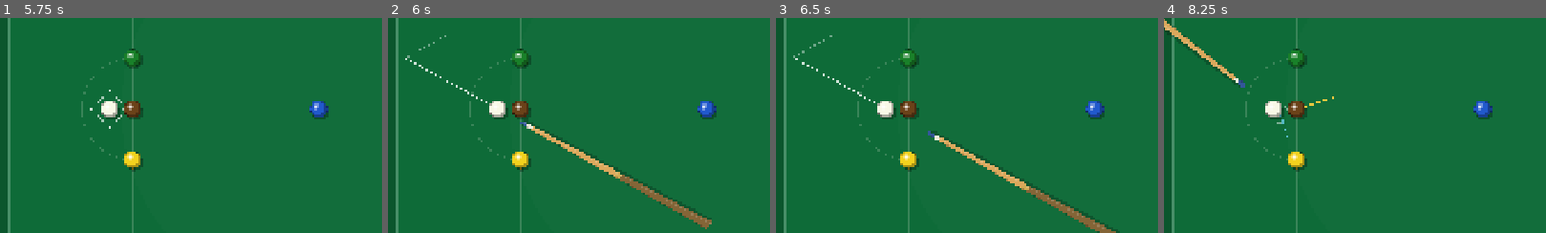
Above: before the commit, frames 1-4 (left to right).
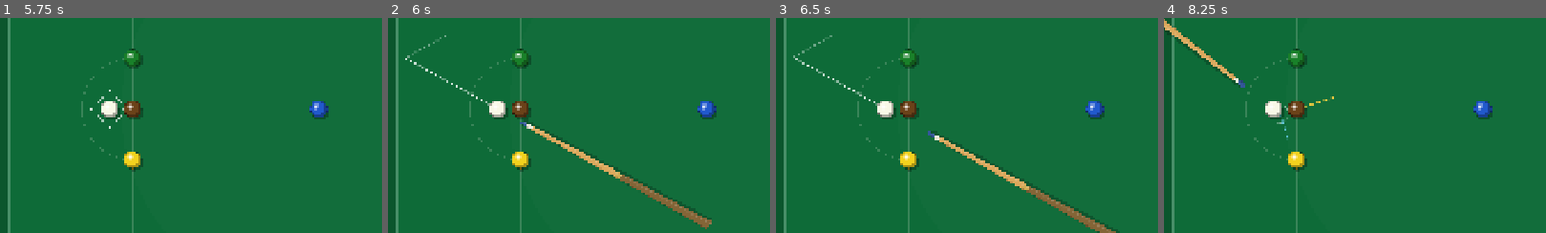
Above: after the commit, the same moments.

Repository: SaadiDK-003/pocket_duel
Game: Godot game, scene res://scenes/snooker/snooker_game.tscn
The game is run twice, just before and just after one commit, with the same random seed, the same clock (stepped at 60 frames per second) and the same inputs. This scene is started directly instead of the project's main scene.
Inputs (mouse positions are % of the whole screen's width and height, from its top left):
- Up to frame 1 (5.75 s): click "II" at 0.5 s; click "Restart" at 1.25 s; click "II" at 2 s; click "Restart" at 2.75 s; click "II" at 3.5 s; click "Restart" at 4.25 s; tap Enter at 5 s; drag from (5, 91) to (60, 28) at 5.02 s
- Up to frame 2 (6 s): drag from (30, 55) to (45, 70) at 5.77 s
- Up to frame 3 (6.5 s): no input
- Up to frame 4 (8.25 s): click "SHOOT" at 6.5 s; move the mouse to (60, 28) at 7.27 s; tap 2 at 7.35 s; click (60, 28) at 7.42 s; drag from (45, 70) to (20, 35) at 8.02 s
The pictures show only the part of the screen within x 8-58%, y 31-81%; the shares and areas given below are measured in that part.

Frame 1 is identical in both runs. In frame 2, 0.1% of the frame differs, in the area x 6-56%, y 8-71%; in frame 3, 0.1%; in frame 4, less than 0.1%.

Commit message:
Antialias the aim guides and cue edges (fix jagged lines)
- Enable antialiased draw for the aim line, ghost-ball arc, object-ball and
  deflection/cushion lines, and the cue's edge highlights — a near-horizontal
  thin line no longer stair-steps ('wrinkles')
- Bump ghost-ball arc segments 28 -> 48 for a smoother circle

Co-Authored-By: Claude Opus 4.8 <noreply@anthropic.com>

Diff:
--- a/scripts/snooker/cue.gd
+++ b/scripts/snooker/cue.gd
@@ -188,23 +188,24 @@
 	var r: float = cue_ball.radius
 
 	# Main aim line — solid white, to the first thing the cue ball meets.
-	draw_line(origin, contact, Color(1, 1, 1, 0.8), 2.5)
+	# antialiased so a near-horizontal thin line stays crisp (no stair-stepping).
+	draw_line(origin, contact, Color(1, 1, 1, 0.8), 2.5, true)
 
 	if hit["type"] == "ball":
 		var target: Ball = hit["target"]
-		draw_arc(contact, r, 0.0, TAU, 28, Color(1, 1, 1, 0.45), 2.0)   # ghost cue ball
+		draw_arc(contact, r, 0.0, TAU, 48, Color(1, 1, 1, 0.45), 2.0, true)   # ghost cue ball
 		# Object ball's direction (line of centres) — solid, constant colour.
 		var n: Vector2 = (target.position - contact).normalized()
-		draw_line(target.position, target.position + n * 100.0, Color(1.0, 0.82, 0.25, 0.9), 3.0)
+		draw_line(target.position, target.position + n * 100.0, Color(1.0, 0.82, 0.25, 0.9), 3.0, true)
 		# Cue ball's deflection (tangent); tiny on a full-ball stun.
 		var deflect: Vector2 = dir - dir.dot(n) * n
 		if deflect.length() > 0.06:
 			deflect = deflect.normalized()
-			draw_line(contact, contact + deflect * 72.0, Color(0.45, 0.85, 1.0, 0.7), 2.5)
+			draw_line(contact, contact + deflect * 72.0, Color(0.45, 0.85, 1.0, 0.7), 2.5, true)
 	elif hit["type"] == "cushion":
 		var nrm: Vector2 = hit["normal"]
 		var refl: Vector2 = dir - 2.0 * dir.dot(nrm) * nrm
-		draw_line(contact, contact + refl * 120.0, Color(1, 1, 1, 0.4), 2.0)
+		draw_line(contact, contact + refl * 120.0, Color(1, 1, 1, 0.4), 2.0, true)
 
 
 ## Manual dashed line (draw_dashed_line can intermittently drop the whole line).
@@ -278,8 +279,8 @@
 	draw_colored_polygon(_taper(p.call(f_joint - 0.02), p.call(f_joint + 0.01), h_at.call(f_joint - 0.02), h_at.call(f_joint + 0.01), perp), Color(0.82, 0.67, 0.33))
 
 	# 7) Polish: a soft highlight down the top edge, a dark line down the bottom.
-	draw_line(tip_pt + perp * (h_tip * 0.45), butt_pt + perp * (h_butt * 0.45), Color(1, 1, 1, 0.16), 2.0)
-	draw_line(tip_pt - perp * h_tip, butt_pt - perp * h_butt, Color(0, 0, 0, 0.22), 1.5)
+	draw_line(tip_pt + perp * (h_tip * 0.45), butt_pt + perp * (h_butt * 0.45), Color(1, 1, 1, 0.16), 2.0, true)
+	draw_line(tip_pt - perp * h_tip, butt_pt - perp * h_butt, Color(0, 0, 0, 0.22), 1.5, true)
 
 
 ## A tapered quad from s (half-width hs) to e (half-width he) about `perp`.
